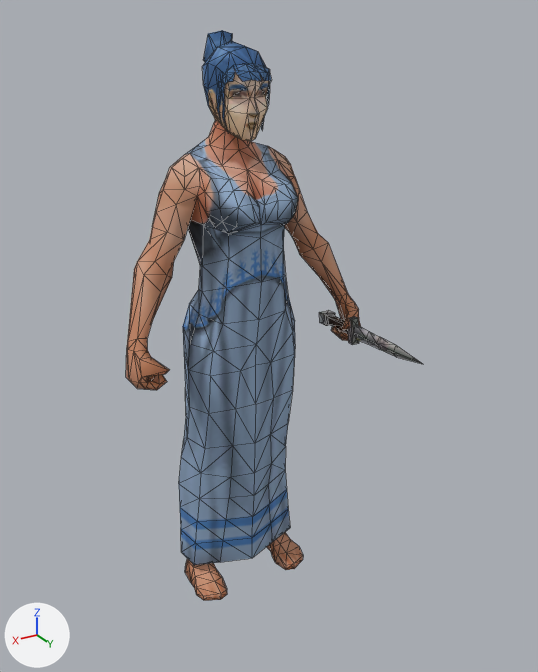
The glTF model assets/models/units/mace_villager.glb, before and after one commit.
Camera for both pictures: a camera (50 mm lens) standing at (0.98, 1.66, 1.74) and looking at (-0.12, -0.17, 0.82). Arrows for +X, +Y and +Z are at lower left; the lights stay in place. The older version comes first. Mesh edges are drawn as thin lines. Where no turn or scale is listed for an object, it has been applied to the vertices. Vertices at exactly the same position are counted once.

The scene before the commit, as lines of its bpy script (objects in view):
```python
me_mace_villager_part0 = bpy.data.meshes.new('mace_villager_part0')
me_mace_villager_part0.from_pydata(...)  # 470 vertices, 924 faces; spans x -0.38..0.38, y -0.18..0.16, z 0.0..1.51
me_mace_villager_part0.materials.append(mat_mat0)  # picture img_tex0
me_mace_villager_part1 = bpy.data.meshes.new('mace_villager_part1')
me_mace_villager_part1.from_pydata(...)  # 167 vertices, 257 faces; spans x -0.072..0.072, y -0.125..0.119, z 1.437..1.7
me_mace_villager_part1.materials.append(mat_mat1)  # picture img_tex1
me_mace_villager_part2 = bpy.data.meshes.new('mace_villager_part2')
me_mace_villager_part2.from_pydata(...)  # 41 vertices, 78 faces; spans x -0.352..-0.307, y -0.038..0.462, z 0.81..0.894
me_mace_villager_part2.materials.append(mat_mat2)  # picture img_tex2
ob_mace_villager_part0 = bpy.data.objects.new('mace_villager_part0', me_mace_villager_part0)
ob_mace_villager_part0.location = (0.0, -0.14, 0.0)
ob_mace_villager_part1 = bpy.data.objects.new('mace_villager_part1', me_mace_villager_part1)
ob_mace_villager_part1.location = (0.0, -0.14, 0.0)
ob_mace_villager_part2 = bpy.data.objects.new('mace_villager_part2', me_mace_villager_part2)
ob_mace_villager_part2.location = (0.0, -0.14, 0.0)
```
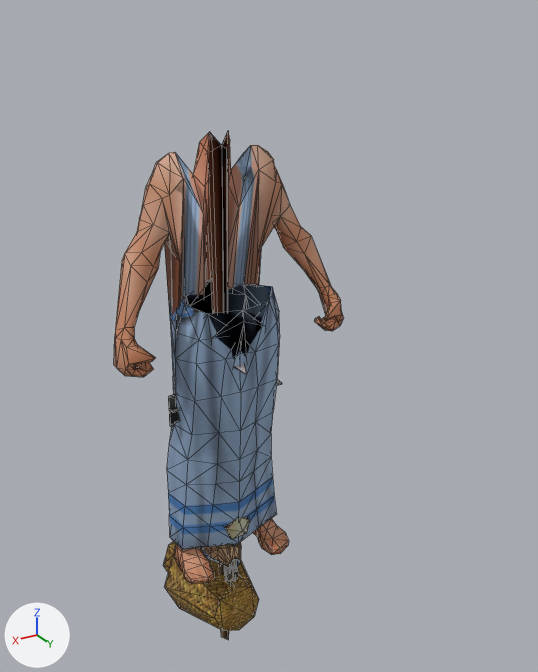
Where the change shows, as pixel boxes (x1, y1, x2, y2) in the pictures (538 x 672 px; the box of a moved part takes in the faces that stretch with it):
'mace_villager_part0', reshaped, moved: before (126, 120, 361, 600); after (114, 131, 344, 584)
'mace_villager_part1', moved, turned: before (202, 30, 271, 141); after (201, 542, 241, 569)
'tool_GatherFruit', added (brown): after (163, 541, 259, 631)
'mace_villager_part2', deleted: before (319, 310, 422, 364)
'tool_Build_2', added: after (224, 517, 250, 587)
'tool_GatherTree', added (mostly hidden): after (168, 393, 237, 581)
'tool_GatherGrain', added (mostly hidden): after (219, 364, 247, 640)
'tool_GatherOre_2', added (mostly hidden): after (172, 380, 282, 581)
'tool_GatherMeat', added (mostly hidden): after (224, 543, 239, 580)
part 1 of me_mace_villager_part0, moved or reshaped: before (164, 120, 299, 324); after (150, 131, 282, 394)

What the commit changed:
Picture 'tex3' (img_tex3) is new.
Material 'mat3' (mat_mat3) is new.
Its texture is img_tex3.
Its roughness is 0.9.
me_mace_villager_part0 is used by ob_mace_villager_part0; location (0.0, -0.14, 0.0).
me_mace_villager_part0 had 470 vertices, 924 faces and spanned x -0.38..0.38, y -0.18..0.16, z 0.0..1.51.
me_mace_villager_part0 now has 470 vertices, 924 faces and spans x -0.38..0.38, y -0.24..0.13, z 0.0..1.44.
me_mace_villager_part0 part 1: 124 of 470 vertices moved; they spanned x -0.17..0.17, y -0.13..0.16, z 1.0..1.51 and now span x -0.17..0.17, y -0.24..0.12, z 0.0..1.44; mean shift (0.0, -0.11, -0.64); largest move (0.0, -0.01, 1.51) -> (0.0, -0.03, 0.0).
me_mace_villager_part1 is used by ob_mace_villager_part1; location (0.0, -0.14, 0.0).
me_mace_villager_part1 had 167 vertices, 257 faces and spanned x -0.072..0.072, y -0.125..0.119, z 1.437..1.7.
me_mace_villager_part1 now has 167 vertices, 257 faces and spans x -0.072..0.072, y -0.211..0.037, z -0.139..0.124.
me_mace_villager_part1 part 2: the whole mesh is turned 98.2 degrees about the x axis through its middle, then moved by (0.0, -0.087, -1.574).
Mesh me_mace_villager_part10 is new.
It has 23 vertices, 36 faces and spans x -0.058..0.058, y -0.088..0.088, z -0.206..0.201.
It uses material mat_mat2 (picture img_tex2).
Mesh me_mace_villager_part8 is new.
It has 56 vertices, 104 faces and spans x -0.198..0.192, y -0.023..0.026, z -0.117..0.668.
It uses material mat_mat2 (picture img_tex2).
Mesh me_mace_villager_part5 is new.
It has 41 vertices, 78 faces and spans x -0.018..0.018, y -0.041..0.041, z -0.109..0.39.
It uses material mat_mat2 (picture img_tex2).
Mesh me_mace_villager_part4 is new.
It has 32 vertices, 60 faces and spans x -0.164..0.165, y -0.39..0.056, z -0.432..-0.106.
It uses material mat_mat3 (picture img_tex3).
Mesh me_mace_villager_part3 is new.
It has 17 vertices, 20 faces and spans x -0.102..0.108, y -0.126..0.141, z -0.444..0.831.
It uses material mat_mat2 (picture img_tex2).
Mesh me_mace_villager_part2_1 is new.
It has 56 vertices, 104 faces and spans x -0.033..0.199, y -0.024..0.024, z -0.122..0.697.
It uses material mat_mat2 (picture img_tex2).
Object 'mace_villager_part0' (ob_mace_villager_part0) moves from (0.0, -0.14, 0.0) to (0.001, -0.23, 0.0).
Object 'mace_villager_part1' (ob_mace_villager_part1) moves from (0.0, -0.14, 0.0) to (0.001, -0.23, 0.0).
Object 'mace_villager_part2' (ob_mace_villager_part2) is deleted.
Object 'tool_Build_2' (ob_tool_build_2) is new; it shows me_mace_villager_part10.
Its location is (0.001, -0.23, 0.0).
Object 'tool_GatherOre_2' (ob_tool_gatherore_2) is new; it shows me_mace_villager_part8.
Its location is (0.001, -0.23, 0.0).
Object 'tool_GatherMeat' (ob_tool_gathermeat) is new; it shows me_mace_villager_part5.
Its location is (0.001, -0.23, 0.0).
Object 'tool_GatherFruit' (ob_tool_gatherfruit) is new; it shows me_mace_villager_part4.
Its location is (0.001, -0.23, 0.0).
Object 'tool_GatherGrain' (ob_tool_gathergrain) is new; it shows me_mace_villager_part3.
Its location is (0.001, -0.23, 0.0).
Object 'tool_GatherTree' (ob_tool_gathertree) is new; it shows me_mace_villager_part2_1.
Its location is (0.001, -0.23, 0.0).
